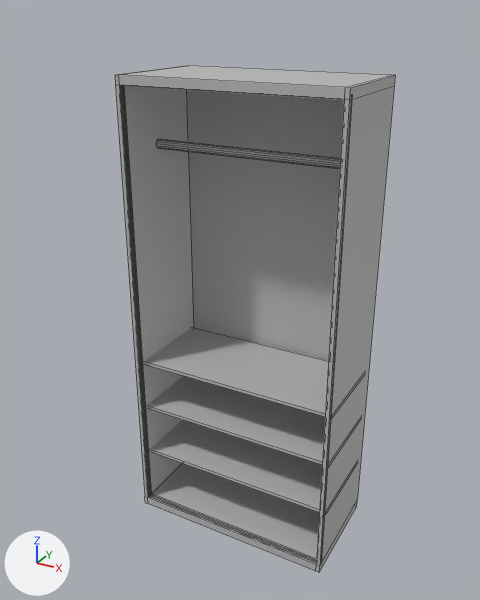
An edit to the FBX model Assets/Art/Models/mdl_wardrobe.fbx, drawn before and after from the same camera.
Rendered twice from a 50 mm lens placed at (1.44, -2.9, 1.64), pointed at (-0.16, 0.01, 0.18). Arrows for +X, +Y and +Z are at lower left; the lights stay in place. Mesh edges are drawn as thin lines. Where no turn or scale is listed for an object, it has been applied to the vertices.

Objects in the first picture: 'wardrobe'.
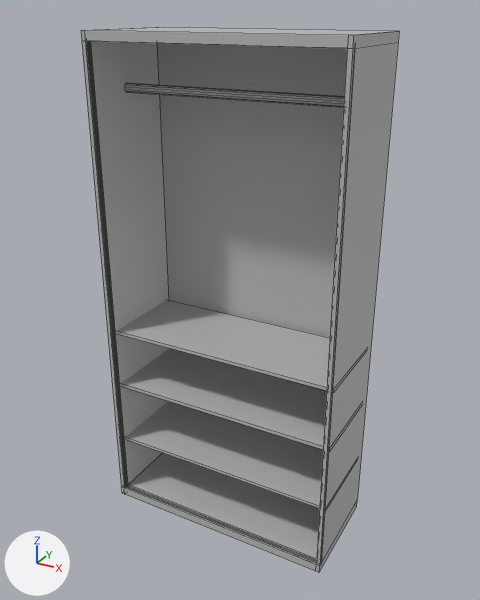
Commit message: new wardrobe

Changed parts and their boxes [x1, y1, x2, y2] in the pictures (480 x 600 px; the box of a moved part takes in the faces that stretch with it):
'wardrobe', reshaped (14% wider, 8% taller)
    before: [115, 66, 395, 572]
    after: [81, 27, 399, 572]
part 1 of me_mesh, moved or reshaped
    before: [115, 66, 395, 568]
    after: [81, 27, 399, 568]
part 2 of me_mesh, moved or reshaped
    before: [144, 327, 328, 417]
    after: [117, 300, 330, 391]
part 3 of me_mesh, moved or reshaped
    before: [147, 376, 325, 465]
    after: [121, 348, 327, 449]
part 4 of me_mesh, moved or reshaped
    before: [150, 420, 322, 512]
    after: [126, 401, 323, 508]
part 5 of me_mesh, moved or reshaped
    before: [157, 139, 341, 168]
    after: [125, 83, 344, 107]

Patch to the scene script:
```diff
--- a/Assets/Art/Models/mdl_wardrobe.fbx.py
+++ b/Assets/Art/Models/mdl_wardrobe.fbx.py
@@ me_mesh @@
 me_mesh.from_pydata(...)  # 120 vertices, 89 faces; spans x -0.66..0.5, y -0.3..0.3, z -0.04..2.49
 # used by ob_wardrobe; location = (0.0, 0.0, -1.144)
+# me_mesh part 1: the loose piece of 68 vertices spanning x -0.66..0.5, y -0.3..0.3, z -0.04..2.49 is scaled about its middle by (1.16, 1, 1.08), then moved by (-0.09, 0.0, 0.1)
+# me_mesh part 2: the loose piece of 8 vertices spanning x -0.66..0.49, y -0.25..0.26, z 0.92..0.94 is scaled about its middle by (1.16, 1, 1), then moved by (-0.09, 0.0, 0.15)
+# me_mesh part 3: the loose piece of 8 vertices spanning x -0.66..0.49, y -0.25..0.26, z 0.63..0.65 is scaled about its middle by (1.16, 1, 1), then moved by (-0.09, 0.0, 0.1)
+# me_mesh part 4: the loose piece of 8 vertices spanning x -0.66..0.49, y -0.25..0.26, z 0.32..0.34 is scaled about its middle by (1.16, 1, 1), then moved by (-0.09, 0.0, 0.03)
+# me_mesh part 5: the loose piece of 28 vertices spanning x -0.65..0.48, y -0.02..0.02, z 2.1..2.15 is scaled about its middle by (1.16, 1, 1), then moved by (-0.09, 0.0, 0.27)
 me_mesh.materials.append(mat_wood_wardrobe)
```
